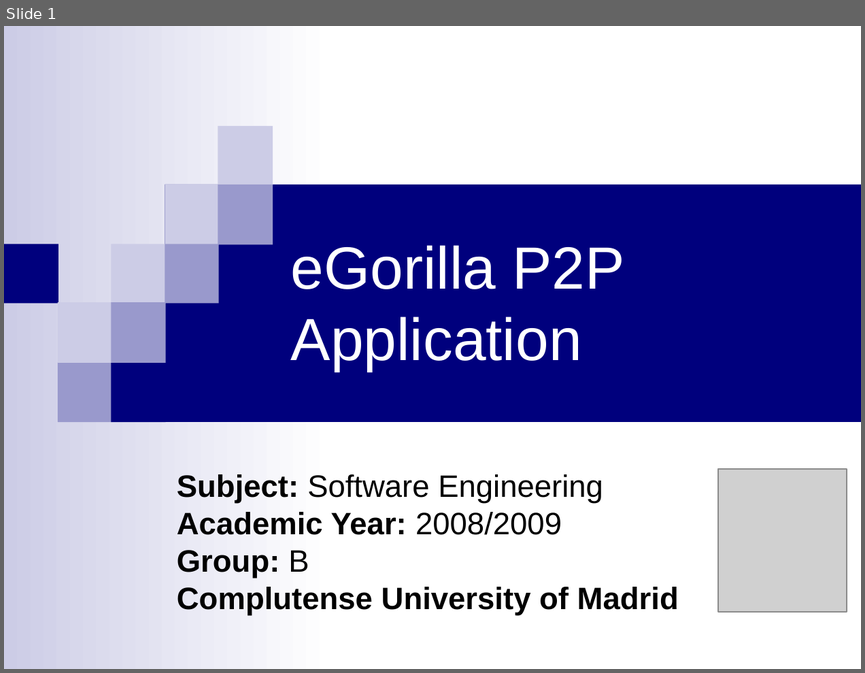
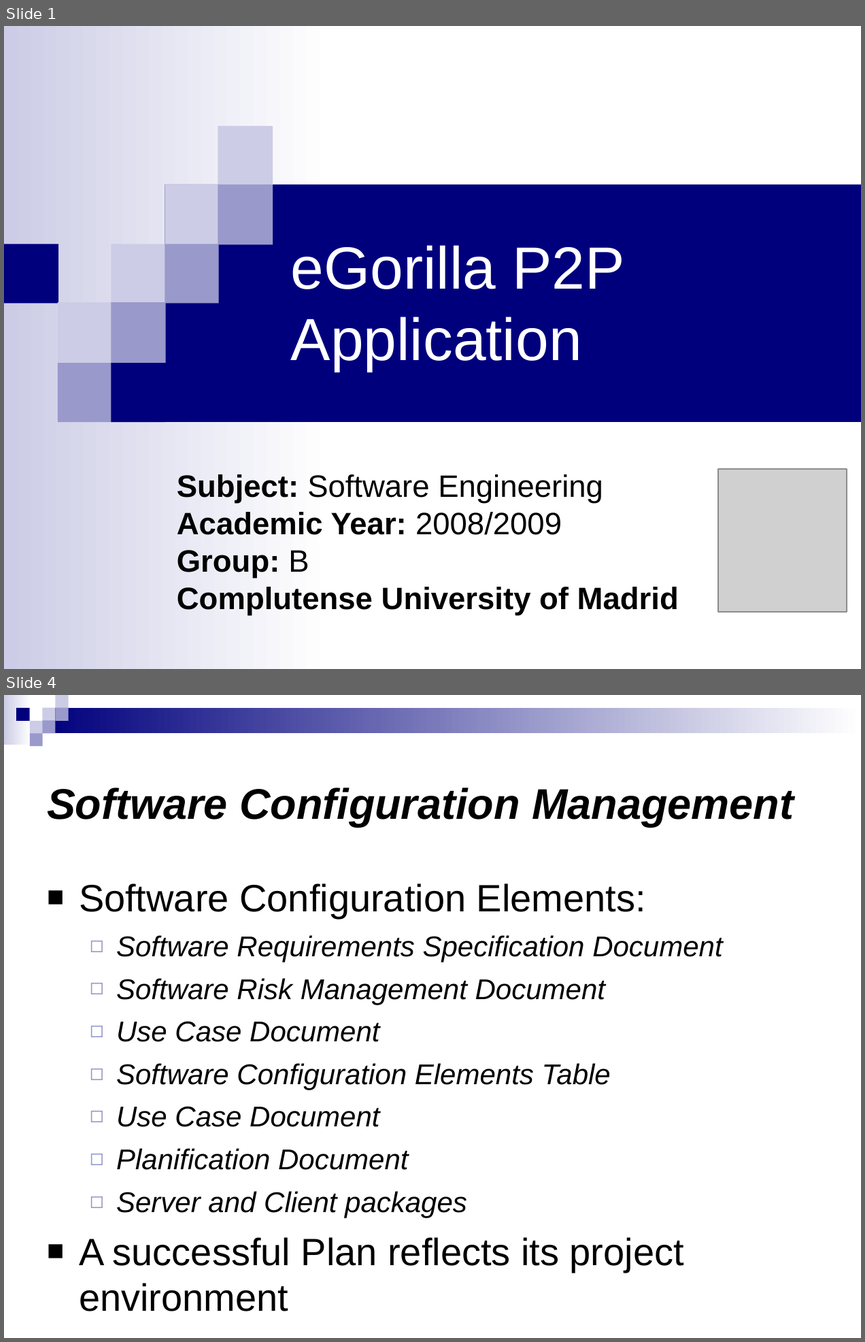
Before and after one commit to munsuri/egorilla, a slide deck: doc/PresentacionIS.ppt. Shown one above the other, each under a label of ours: slide 1 before the commit, slides 1 and 4 after it; the slides between them are not shown. The pictures are 865x673 and 865x1342 pixels, drawn with LibreOffice and Linux fonts; fonts in the diff are those of the drawing; grey boxes stand for pictures. Boxes give left, top, right and bottom in pixels: in the first picture for what was removed or moved away, otherwise in the second. Text is boxed around its words. In the diff, an @@ line names an element or a change of style, - is before the commit and + after.

```diff
--- a/doc/PresentacionIS.ppt
+++ b/doc/PresentacionIS.ppt
@@ slide 4 added at [4, 695, 861, 1338], background #FFFFFF @@
@@ group added at [4, 695, 861, 747]: 9 rectangles @@
@@ title added at [47, 787, 793, 827], 36 pt, text #000000, bold, italic @@
+Software Configuration Management
@@ text added at [79, 883, 722, 1311], 24 pt, text #000000, italic @@
+■ Software Configuration Elements:
+  ◻ Software Requirements Specification Document
+  ◻ Software Risk Management Document
+  ◻ Use Case Document
+  ◻ Software Configuration Elements Table
+  ◻ Use Case Document
+  ◻ Planification Document
+  ◻ Server and Client packages
+■ A successful Plan reflects its project environment
```
Also in this commit, not shown: 46 slides changed, 3 other slides added.
